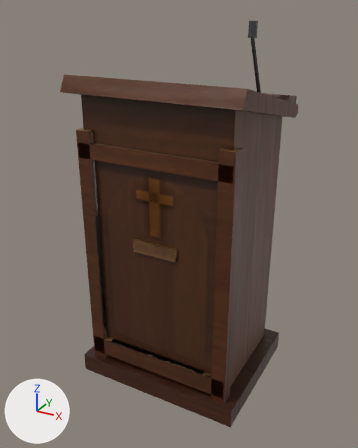
Renders of the glTF model assets/coronado_kit/props/indoor/places/prop_lectern_clean_near.glb from each side of a commit.
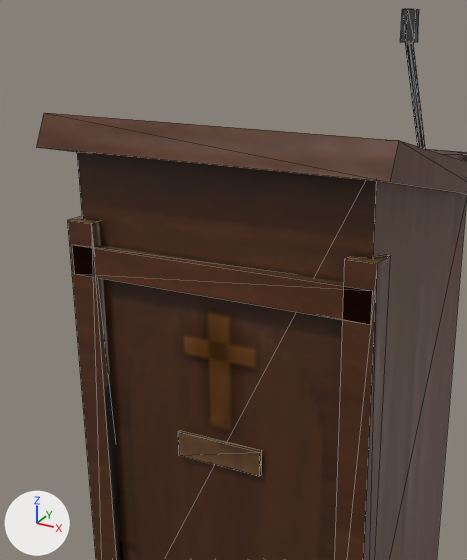
There are two pictures of each version: one whole from a 50 mm camera at (0.769, -1.447, 1.311) aimed at (-0.012, -0.026, 0.601), one close up on the part from 11% to 79% of the width and 4% to 68% of the height. Lighting does not change. The marker at lower left points along +X, +Y and +Z. The first two pictures are the older version. The close-ups show mesh edges as thin lines. Vertices at exactly the same position are counted once.

Names of what the first close-up shows: 'prop_lectern_near'.
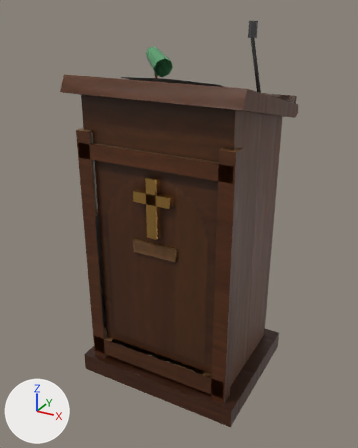
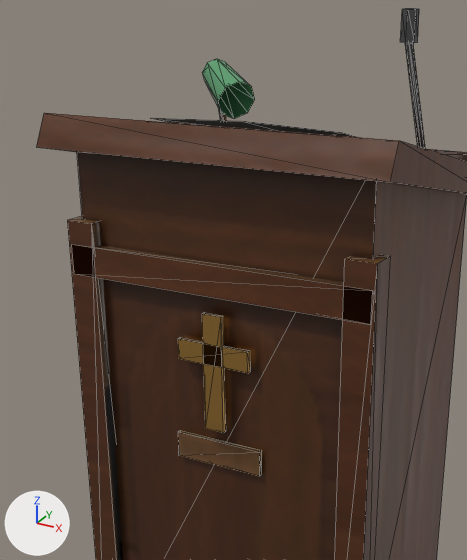
Boxes (x1, y1, x2, y2) around the edits, measured in the close-ups (467 x 560 px):
part 1 of me_prop_lectern_near, added (brown): after (202, 312, 226, 433)
part 2 of me_prop_lectern_near, added (brown): after (178, 337, 250, 373)
part 3 of me_prop_lectern_near, added (green): after (202, 59, 255, 119)
part 4 of me_prop_lectern_near, added: after (152, 110, 355, 137)

Edits to the bpy script that builds the scene:
```text
Change me_prop_lectern_near:
    used by ob_prop_lectern_near; location = (0.0, 0.0, 0.0)
    remove me_prop_lectern_near.from_pydata(...)  # 106 vertices, 140 faces; spans x -0.31..0.31, y -0.26..0.255, z 0.0..1.27
    add me_prop_lectern_near.from_pydata(...)  # 201 vertices, 262 faces; spans x -0.31..0.31, y -0.26..0.255, z 0.0..1.27
    me_prop_lectern_near part 1: the loose piece of 8 vertices spanning x -0.08..0.08, y -0.219..-0.211, z 0.56..0.605 is copied, and the copy is scaled about its middle by (0.219, 1, 4.44), then moved by (0.0, -0.011, 0.147); it spans x -0.018..0.018, y -0.23..-0.222, z 0.63..0.83
    me_prop_lectern_near part 2: the loose piece of 8 vertices spanning x -0.27..0.27, y -0.23..-0.2, z 0.86..0.91 is copied, and the copy is scaled about its middle by (0.241, 0.267, 0.7), then moved by (0.0, -0.011, -0.123); it spans x -0.065..0.065, y -0.23..-0.222, z 0.745..0.78
    me_prop_lectern_near part 3: a new loose piece of 16 vertices spanning x -0.216..-0.098, y 0.032..0.14, z 1.088..1.183, in mat_props_k_atlas
    me_prop_lectern_near part 4
    16 vertices are added at x -0.226..0.175, y -0.137..0.205, z 0.998..1.114
    6 new vertices lie (0.02, -0.08, 0.16) away from vertices in x -0.226..-0.214, y 0.195..0.205, z 0.998..1.002
    18 new faces join them
    other edits to the shape of me_prop_lectern_near do not show in these pictures
```
